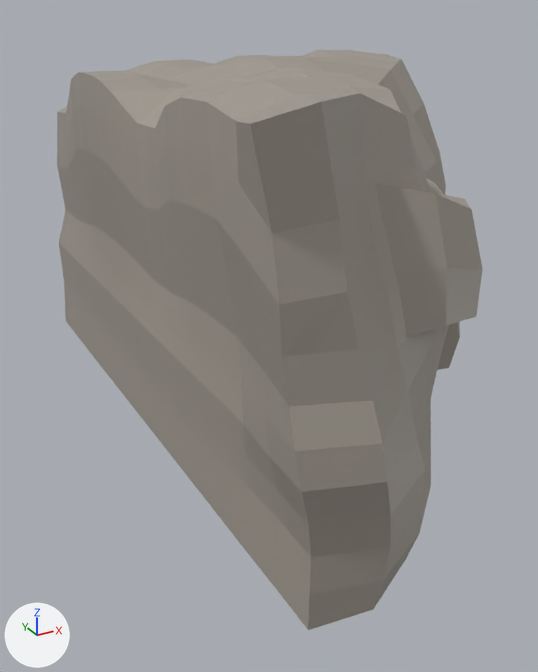
The FBX model Assets/Blender/Landscape/Ground/Cliff 002.fbx as it was, and as the next commit left it.
Both versions are drawn from a 50 mm camera at (0.25, -8.33, 6.15) aimed at (5.53, 1.28, 1.34). Lighting does not change. The marker at lower left points along +X, +Y and +Z. Where no turn or scale is listed for an object, it has been applied to the vertices.

In view in the first picture: 'Cliff 002'.
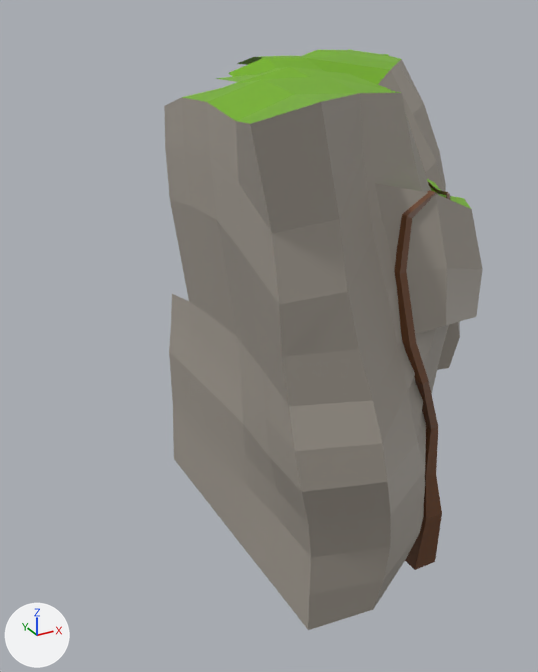
The change, as a list of edits to the scene's bpy script:
```text
Add mat_green:
    mat_green = principled_material('Green')
    mat_green.base_color = (0.144, 0.0513, 0.0144)  # brown #6a4020
Add mat_cliff_green_001_001:
    mat_cliff_green_001_001 = principled_material('Cliff Green 001.001')
    mat_cliff_green_001_001.base_color = (0.171, 0.445, 0.0)  # green #73b200
Change me_cube_001:
    used by ob_cliff_002; location = (0.0, 0.0, 0.0)
    verts and faces of me_cube_001; kept vertices keep their numbers, new ones are numbered from 721
    before: 248 (5.58, -1.24, 4.99), 264 (5.51, -1.8, 5.1) at pixel (406, 115), 277 (5.94, -1.32, 4.88) at pixel (408, 128)
    remove me_cube_001.from_pydata(...)  # 721 vertices, 688 faces; spans x 2.89..11.29, y -3.79..5.99, z -0.03..5.51
    add me_cube_001.from_pydata(...)  # 656 vertices, 606 faces; spans x 2.89..11.29, y -3.79..5.99, z -0.13..5.51
    me_cube_001 part 1: a new loose piece of 76 vertices spanning x 4.81..7.73, y -3.09..0.58, z -0.13..4.44, in mat_green (brown #6a4020)
    me_cube_001 part 2
    197 vertices are removed from x 3.32..7.94, y 0.19..5.73, z 0.44..5.31
    210 faces are deleted
    me_cube_001 part 3
    add for i in [248, 264, 277]: verts[i] += (-0.04, 0.06, 0.23)
    me_cube_001 part 4: 53 faces spanning x 2.89..11.14, y -3.23..5.99, z 2.58..5.51 switch from mat_cliff_grey_001_001 (grey #9f988e) to mat_cliff_green_001_001 (green #73b200)
    add me_cube_001.materials.append(mat_green)  # brown #6a4020
```

Changed parts and their boxes (x1, y1, x2, y2) in the pictures (538 x 672 px; the box of a moved part takes in the faces that stretch with it):
'Cliff 002', reshaped (25% narrower)
    before: (57, 49, 483, 630)
    after: (164, 49, 483, 630)
part 1 of me_cube_001, added (brown)
    after: (394, 182, 450, 570)
part 2 of me_cube_001, deleted
    before: (57, 55, 271, 459)
part 3 of me_cube_001, moved or reshaped
    before: (341, 83, 428, 183)
    after: (330, 77, 428, 183)
part 4 of me_cube_001, recoloured (grey to green)
    both: (182, 49, 471, 209)
